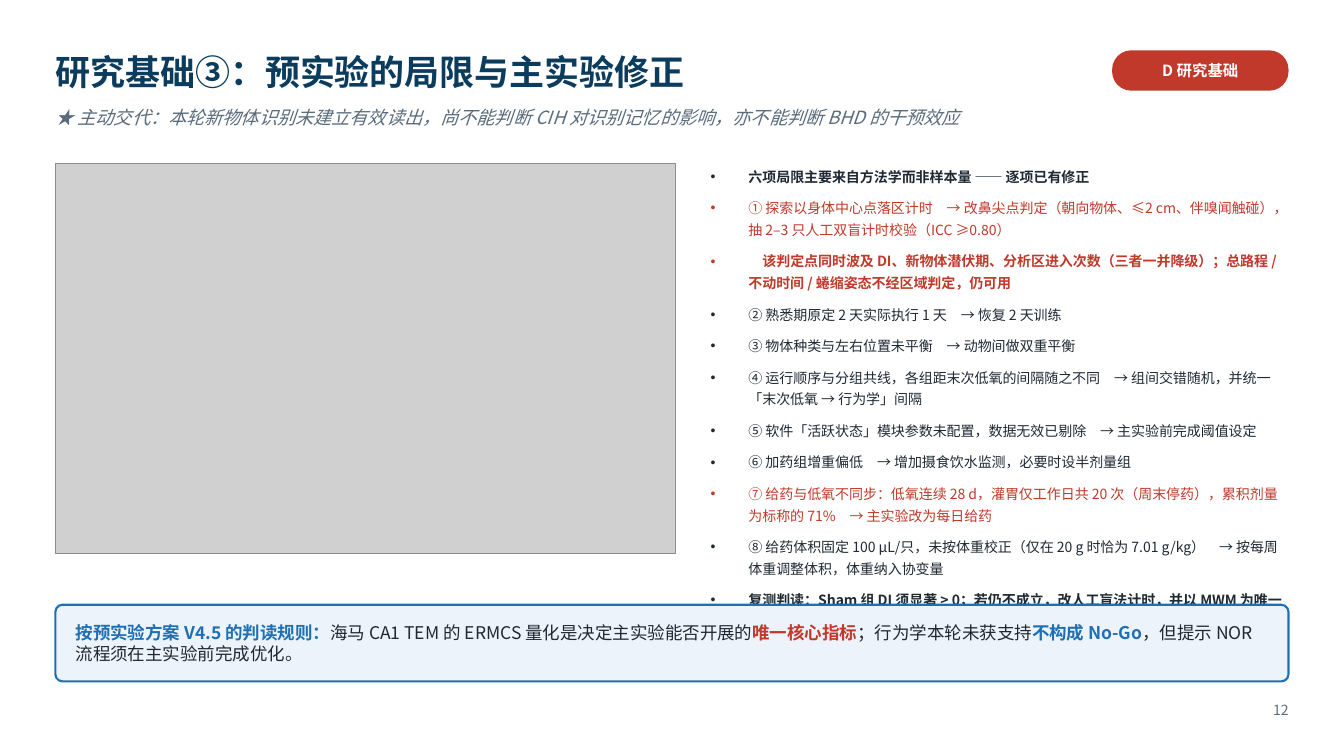
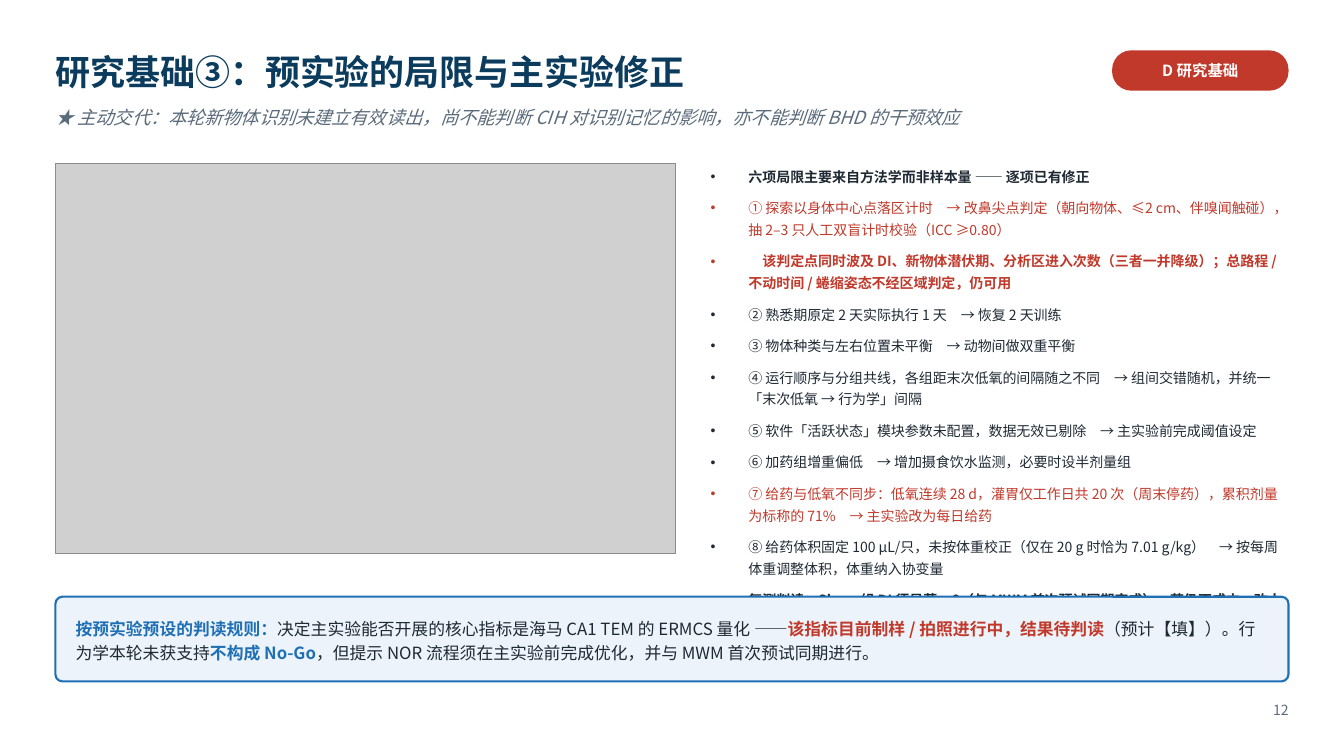
Before and after one commit to xoaiquynhanh17228kk-sketch/test, a slide deck: slide 12 of 开题报告_6分钟版.pptx. Drawn at 1344x756 pixels with LibreOffice and Linux fonts; fonts in the diff are those of the drawing; grey boxes stand for pictures. Boxes give left, top, right and bottom in pixels: in the first picture for what was removed or moved away, otherwise in the second. Text is boxed around its words. In the diff, an @@ line names an element or a change of style, - is before the commit and + after.

```diff
--- a/开题报告_6分钟版.pptx
+++ b/开题报告_6分钟版.pptx
@@ rounded rectangle: place and size @@
-rounded rectangle at bbox=[55, 605, 1289, 682]
+rounded rectangle at bbox=[55, 597, 1289, 682]
@@ rounded rectangle at bbox=[55, 597, 1289, 682]: proportions changed @@
@@ text at bbox=[748, 593, 1282, 631]: text changed @@
-• 复测判读：Sham 组 DI 须显著 > 0；若仍不成立，改人工盲法计时，并以 MWM 为唯一记忆学主判据、NOR 降为次要报告
+• 复测判读：Sham 组 DI 须显著 > 0（与 MWM 首次预试同期完成）；若仍不成立，改人工盲法计时，并以 MWM 为唯一记忆学主判据、NOR 降为次要报告
@@ text at bbox=[76, 620, 1255, 661]: text changed; size 12.5 to 12 pt @@
-按预实验方案 V4.5 的判读规则：海马 CA1 TEM 的 ERMCS 量化是决定主实验能否开展的唯一核心指标；行为学本轮未获支持不构成 No-Go，但提示 NOR 流程须在主实验前完成优化。
+按预实验预设的判读规则：决定主实验能否开展的核心指标是海马 CA1 TEM 的 ERMCS 量化 ——该指标目前制样 / 拍照进行中，结果待判读（预计【填】）。行为学本轮未获支持不构成 No-Go，但提示 NOR 流程须在主实验前完成优化，并与 MWM 首次预试同期进行。
```
Also in this commit, not shown: 8 other slides changed, 5 other files.
